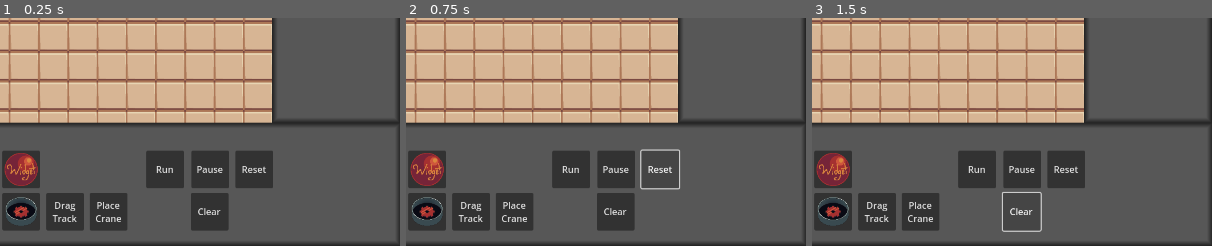
Above: before the commit, frames 1-3 (left to right).
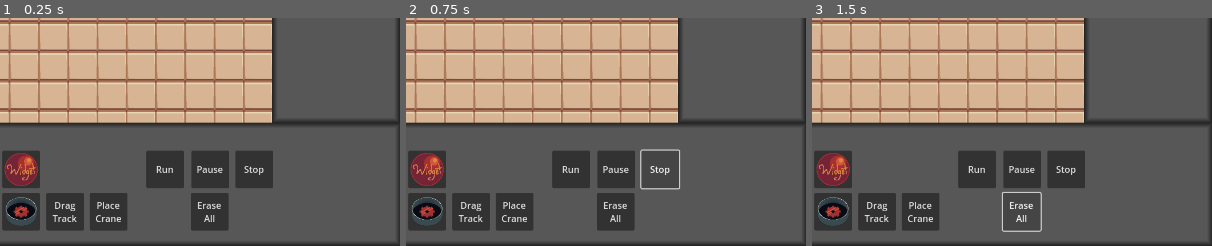
Above: after the commit, the same moments.

Repository: Salanmander/Roguetronics
Game: Godot game, scene res://Factory/factory.tscn
The game is run twice, just before and just after one commit, with the same random seed, the same clock (stepped at 60 frames per second) and the same inputs. The engine's default icon, where the game draws it, is replaced by a stand-in: a white triangle on a blue panel in a dark square.
Inputs:
- Up to frame 1 (0.25 s): no input
- Up to frame 2 (0.75 s): click "Reset" (after the commit: "Stop") at 0.5 s
- Up to frame 3 (1.5 s): click "Clear" (after the commit: "Erase All") at 1.25 s
The pictures show only the part of the screen within x 50-100%, y 50-100%; the shares and areas given below are measured in that part.

The runs differ from the first frame. In frame 1, 0.4% of the frame differs, in the area x 49-67%, y 64-90%; in frame 2, 0.4%; in frame 3, 0.4%.

Commit message:
Button relabel

Diff:
--- a/Factory/factory.tscn
+++ b/Factory/factory.tscn
@@ -211,7 +211,7 @@
 offset_right = 1178.0
 offset_bottom = 115.0
 action_mode = 0
-text = "Reset"
+text = "Stop"
 expand_icon = true
 
 [node name="Clear" type="Button" parent="UILayer/Button Panel"]
@@ -221,7 +221,8 @@
 offset_right = 1100.0
 offset_bottom = 189.0
 action_mode = 0
-text = "Clear"
+text = "Erase
+All"
 expand_icon = true
 
 [node name="PlaceTrack" type="Button" parent="UILayer/Button Panel"]
